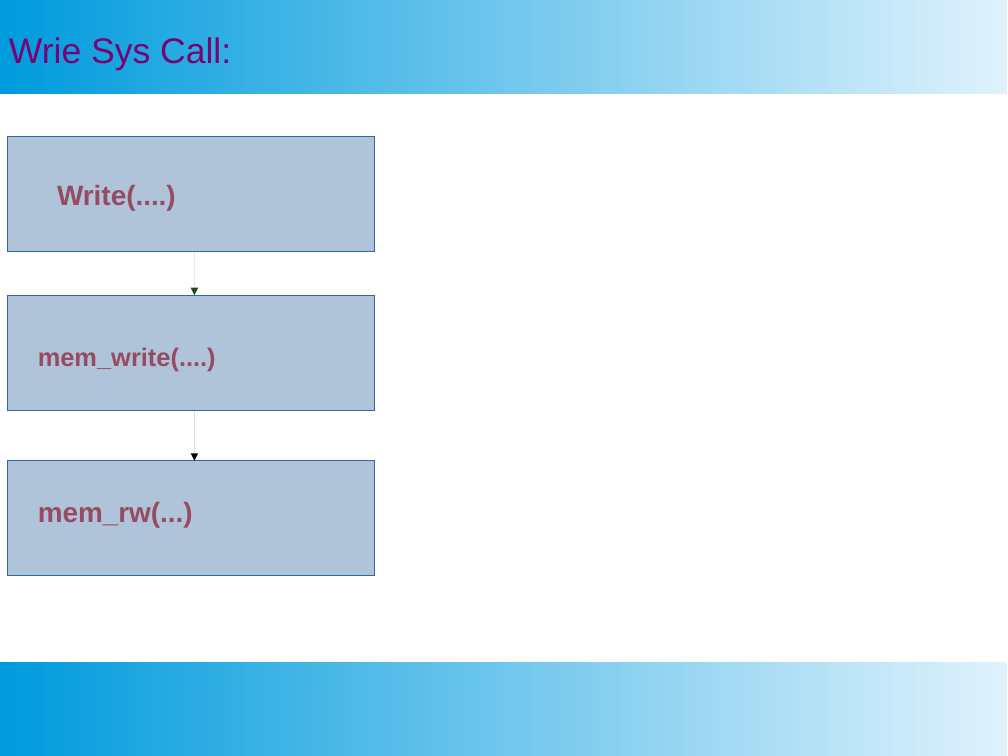
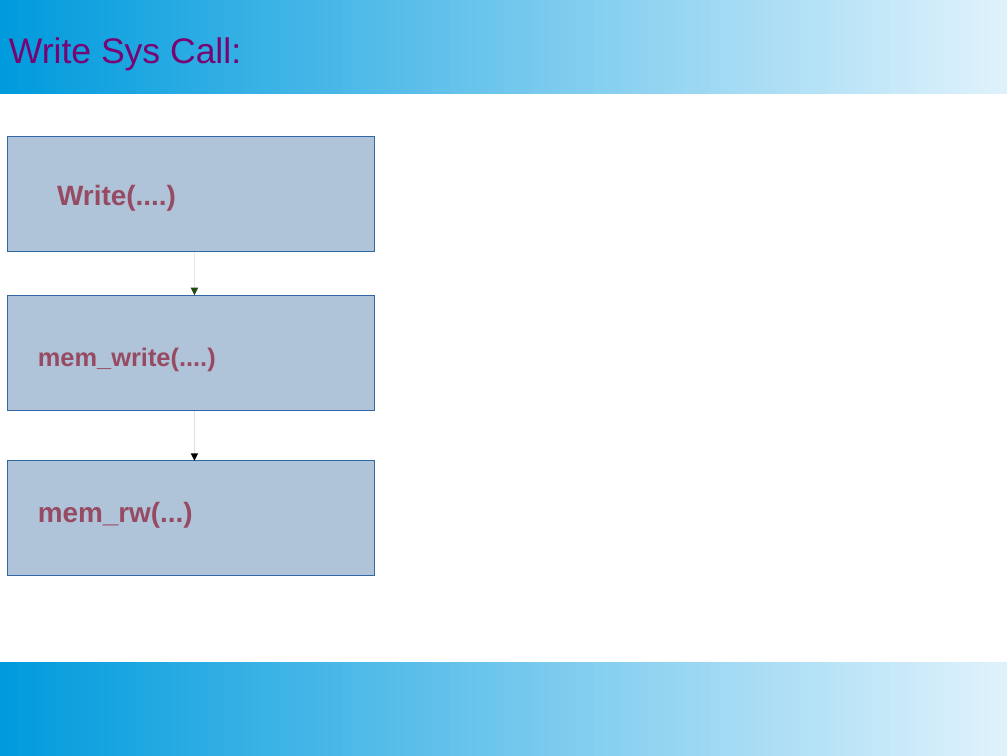
Before and after one commit to SubhajitCode/Seminar, a slide deck: slide 25 of Seminar 02/Seminar 2.pptx (slide 24 before the commit). Drawn at 1008x756 pixels with LibreOffice and Linux fonts; fonts in the diff are those of the drawing. Boxes give left, top, right and bottom in pixels: in the first picture for what was removed or moved away, otherwise in the second. Text is boxed around its words. In the diff, an @@ line names an element or a change of style, - is before the commit and + after.

```diff
--- a/Seminar 02/Seminar 2.pptx
+++ b/Seminar 02/Seminar 2.pptx
@@ text at (9, 37, 241, 70): text changed @@
-Wrie Sys Call:
+Write Sys Call:
```
Also in this commit, not shown: 25 other slides changed, 1 slide added, 8 other files.
